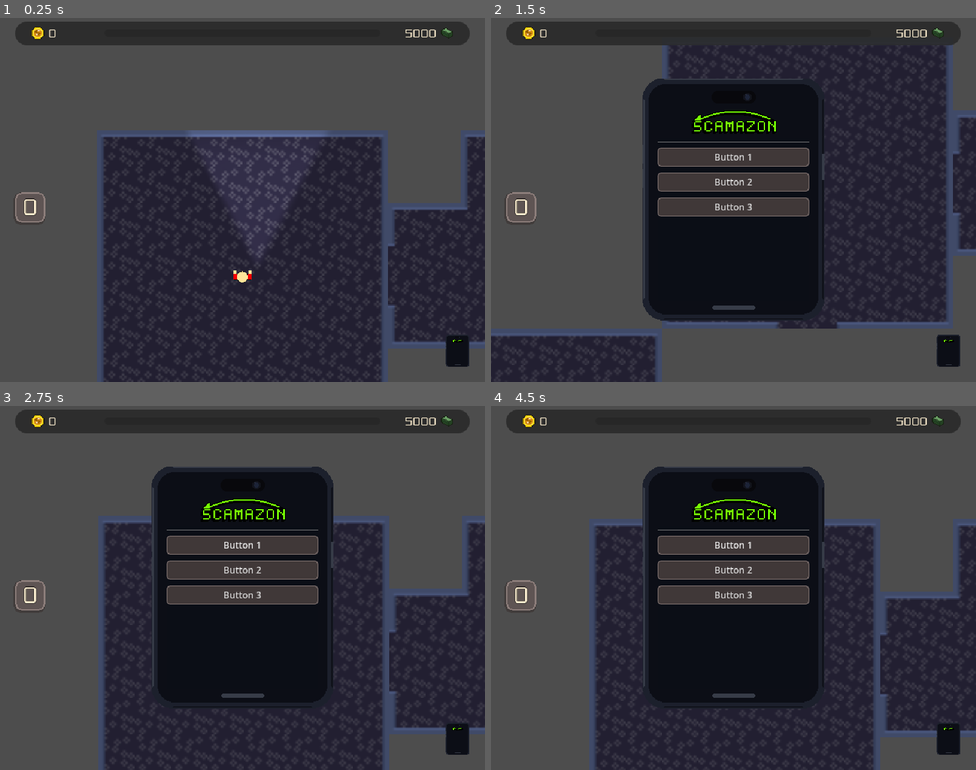
Above: before the commit, frames 1-4 (two rows, left to right).
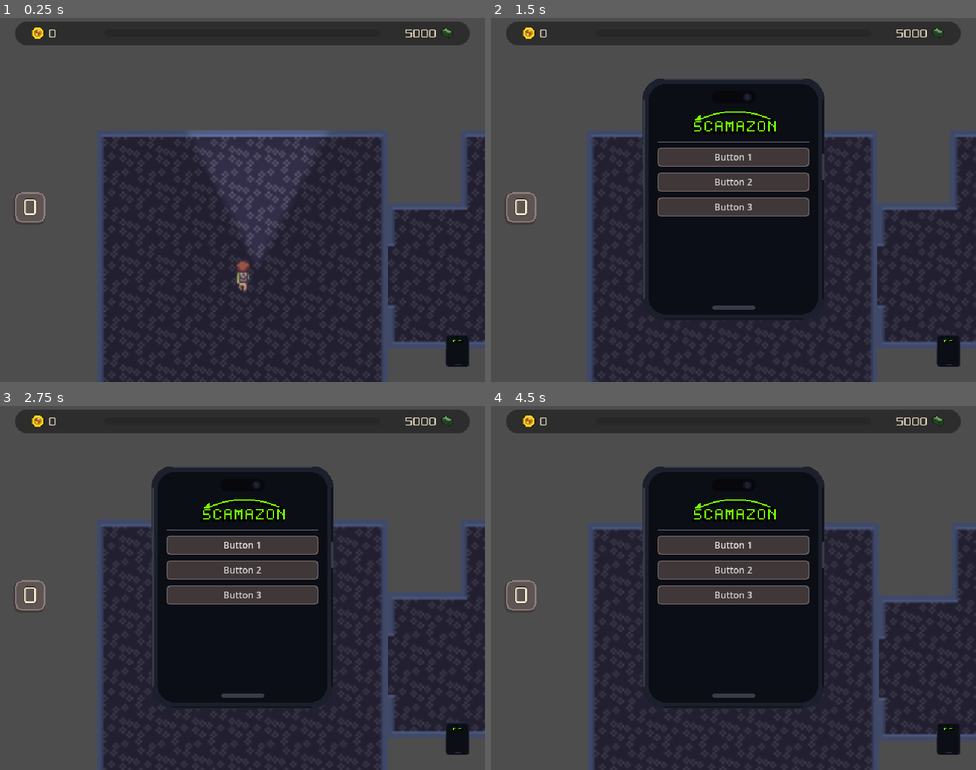
Above: after the commit, the same moments.

Repository: Justin-Hulme/GMTK_2026
Game: Godot game, scene res://LevelLoader/level_loader.tscn
Two runs of this game, one before a commit and one after it. Both use one fixed random seed, a clock stepped at 60 frames per second and the inputs below.
Inputs (mouse positions are in pixels of both pictures, inside the frame that each line leads up to):
- Up to frame 1 (0.25 s): no input
- Up to frame 2 (1.5 s): tap Enter at 0.5 s; move the mouse to (946, 349) at 0.52 s; hold P (toggle_phone) 0.53-1.28 s; click (946, 349) at 0.67 s; tap Space at 1.25 s; move the mouse to (636, 218) at 1.27 s; tap P (toggle_phone) at 1.35 s; click (636, 218) at 1.42 s
- Up to frame 3 (2.75 s): click "Button 1" at 2 s
- Up to frame 4 (4.5 s): click "Button 2" at 2.75 s; click "Button 3" at 3.5 s; click "Button 1" at 4.25 s

The runs differ from the first frame. In frame 1, 0.2% of the frame differs, in the area x 48-52%, y 66-76%; in frame 2, 32%, in the area x 0-100%, y 7-100%; in frame 3, 1.9%; in frame 4, 2.2%.

Commit message:
player sprite changes based on angle

Diff:
--- a/Player/player.gd
+++ b/Player/player.gd
@@ -31,38 +31,48 @@
 	if event.is_action_pressed("toggle_phone"):
 		phone_screen.toggle()
 
+func _get_facing_name(angle_rad: float) -> String:
+	var angle := rad_to_deg(angle_rad)
+	if angle < 0.0:
+		angle += 360.0
+	if angle >= 337.5 or angle < 22.5:
+		return "east"
+	elif angle < 67.5:
+		return "south_east"
+	elif angle < 112.5:
+		return "south"
+	elif angle < 157.5:
+		return "south_west"
+	elif angle < 202.5:
+		return "west"
+	elif angle < 247.5:
+		return "north_west"
+	elif angle < 292.5:
+		return "north"
+	else:
+		return "north_east"
+
 func _physics_process(delta: float) -> void:
 	var mouse_position := get_global_mouse_position()
 	var direction := mouse_position - global_position
 
-	# Rotate character toward mouse
-	rotation = direction.angle() + deg_to_rad(90)
-
 	var target_velocity := Vector2.ZERO
 
-	# Move toward cursor while holding left mouse button
 	if Input.is_mouse_button_pressed(MOUSE_BUTTON_LEFT):
 		target_velocity = direction.normalized() * speed
 
-	# Accelerate/decelerate smoothly
 	if target_velocity.length() > 0:
-		velocity = velocity.move_toward(
-			target_velocity,
-			acceleration * delta
-		)
+		velocity = velocity.move_toward(target_velocity, acceleration * delta)
 	else:
-		velocity = velocity.move_toward(
-			Vector2.ZERO,
-			deceleration * delta
-		)
+		velocity = velocity.move_toward(Vector2.ZERO, deceleration * delta)
 
 	move_and_slide()
 
-	# Animation
+	var facing := _get_facing_name(direction.angle())
 	if velocity.length() > 10:
-		animated_sprite.play("walking")
+		animated_sprite.play("walk_" + facing)
 	else:
-		animated_sprite.play("idle")
+		animated_sprite.play("idle_" + facing)
 
 func add_score(amount: int) -> void:
 	score += amount
--- a/Player/player.tscn
+++ b/Player/player.tscn
@@ -2,11 +2,6 @@
 
 [ext_resource type="Script" uid="uid://cqgyq0ahsig01" path="res://Player/player.gd" id="1_fhl08"]
 [ext_resource type="Texture2D" uid="uid://67styg0gyepx" path="res://Assets/Flashlight(1).png" id="2_5htga"]
-[ext_resource type="Texture2D" uid="uid://che6jqmkaod7p" path="res://Player/Character/Walking_3.png" id="2_vtle1"]
-[ext_resource type="Texture2D" uid="uid://bebbly6tpndvy" path="res://Player/Character/Walking_1.png" id="3_od3ui"]
-[ext_resource type="Texture2D" uid="uid://b6hl4f2oxgd1n" path="res://Player/Character/Walking_2.png" id="4_00tjw"]
-[ext_resource type="Texture2D" uid="uid://by5y37xu3umjh" path="res://Player/Character/Walking_4.png" id="5_x3vf3"]
-[ext_resource type="Texture2D" uid="uid://cfjjw5bxnixok" path="res://Player/Character/Walking_5.png" id="6_apopc"]
 [ext_resource type="Script" uid="uid://7logwprssfvo" path="res://Player/HUD/HUD.gd" id="7_od3ui"]
 [ext_resource type="Theme" uid="uid://bledfm0mcnnu4" path="res://Assets/main_theme.tres" id="8_od3ui"]
 [ext_resource type="Texture2D" uid="uid://dxkph3152qen" path="res://Assets/Money/Coin_HUD.png" id="8_x3vf3"]
@@ -14,45 +9,151 @@
 [ext_resource type="PackedScene" uid="uid://drgikraumu8sr" path="res://Player/HUD/floor_indicator.tscn" id="11_apopc"]
 [ext_resource type="PackedScene" path="res://Player/HUD/phone_screen.tscn" id="12_phone"]
 [ext_resource type="PackedScene" path="res://Player/HUD/phone_icon.tscn" id="13_phone"]
+[ext_resource type="Texture2D" path="res://PeronYuh/personYUH/animations/Walk/north/frame_000.png" id="walk_north_0"]
+[ext_resource type="Texture2D" path="res://PeronYuh/personYUH/animations/Walk/north/frame_001.png" id="walk_north_1"]
+[ext_resource type="Texture2D" path="res://PeronYuh/personYUH/animations/Walk/north/frame_002.png" id="walk_north_2"]
+[ext_resource type="Texture2D" path="res://PeronYuh/personYUH/animations/Walk/north/frame_003.png" id="walk_north_3"]
+[ext_resource type="Texture2D" path="res://PeronYuh/personYUH/animations/Walk/north/frame_004.png" id="walk_north_4"]
+[ext_resource type="Texture2D" path="res://PeronYuh/personYUH/animations/Walk/north/frame_005.png" id="walk_north_5"]
+[ext_resource type="Texture2D" path="res://PeronYuh/personYUH/animations/Walk/south/frame_000.png" id="walk_south_0"]
+[ext_resource type="Texture2D" path="res://PeronYuh/personYUH/animations/Walk/south/frame_001.png" id="walk_south_1"]
+[ext_resource type="Texture2D" path="res://PeronYuh/personYUH/animations/Walk/south/frame_002.png" id="walk_south_2"]
+[ext_resource type="Texture2D" path="res://PeronYuh/personYUH/animations/Walk/south/frame_003.png" id="walk_south_3"]
+[ext_resource type="Texture2D" path="res://PeronYuh/personYUH/animations/Walk/south/frame_004.png" id="walk_south_4"]
+[ext_resource type="Texture2D" path="res://PeronYuh/personYUH/animations/Walk/south/frame_005.png" id="walk_south_5"]
+[ext_resource type="Texture2D" path="res://PeronYuh/personYUH/animations/Walk/east/frame_000.png" id="walk_east_0"]
+[ext_resource type="Texture2D" path="res://PeronYuh/personYUH/animations/Walk/east/frame_001.png" id="walk_east_1"]
+[ext_resource type="Texture2D" path="res://PeronYuh/personYUH/animations/Walk/east/frame_002.png" id="walk_east_2"]
+[ext_resource type="Texture2D" path="res://PeronYuh/personYUH/animations/Walk/east/frame_003.png" id="walk_east_3"]
+[ext_resource type="Texture2D" path="res://PeronYuh/personYUH/animations/Walk/east/frame_004.png" id="walk_east_4"]
+[ext_resource type="Texture2D" path="res://PeronYuh/personYUH/animations/Walk/east/frame_005.png" id="walk_east_5"]
+[ext_resource type="Texture2D" path="res://PeronYuh/personYUH/animations/Walk/west/frame_000.png" id="walk_west_0"]
+[ext_resource type="Texture2D" path="res://PeronYuh/personYUH/animations/Walk/west/frame_001.png" id="walk_west_1"]
+[ext_resource type="Texture2D" path="res://PeronYuh/personYUH/animations/Walk/west/frame_002.png" id="walk_west_2"]
+[ext_resource type="Texture2D" path="res://PeronYuh/personYUH/animations/Walk/west/frame_003.png" id="walk_west_3"]
+[ext_resource type="Texture2D" path="res://PeronYuh/personYUH/animations/Walk/west/frame_004.png" id="walk_west_4"]
+[ext_resource type="Texture2D" path="res://PeronYuh/personYUH/animations/Walk/west/frame_005.png" id="walk_west_5"]
+[ext_resource type="Texture2D" path="res://PeronYuh/personYUH/animations/Walk/north-east/frame_000.png" id="walk_north_east_0"]
+[ext_resource type="Texture2D" path="res://PeronYuh/personYUH/animations/Walk/north-east/frame_001.png" id="walk_north_east_1"]
+[ext_resource type="Texture2D" path="res://PeronYuh/personYUH/animations/Walk/north-east/frame_002.png" id="walk_north_east_2"]
+[ext_resource type="Texture2D" path="res://PeronYuh/personYUH/animations/Walk/north-east/frame_003.png" id="walk_north_east_3"]
+[ext_resource type="Texture2D" path="res://PeronYuh/personYUH/animations/Walk/north-east/frame_004.png" id="walk_north_east_4"]
+[ext_resource type="Texture2D" path="res://PeronYuh/personYUH/animations/Walk/north-east/frame_005.png" id="walk_north_east_5"]
+[ext_resource type="Texture2D" path="res://PeronYuh/personYUH/animations/Walk/north-west/frame_000.png" id="walk_north_west_0"]
+[ext_resource type="Texture2D" path="res://PeronYuh/personYUH/animations/Walk/north-west/frame_001.png" id="walk_north_west_1"]
+[ext_resource type="Texture2D" path="res://PeronYuh/personYUH/animations/Walk/north-west/frame_002.png" id="walk_north_west_2"]
+[ext_resource type="Texture2D" path="res://PeronYuh/personYUH/animations/Walk/north-west/frame_003.png" id="walk_north_west_3"]
+[ext_resource type="Texture2D" path="res://PeronYuh/personYUH/animations/Walk/north-west/frame_004.png" id="walk_north_west_4"]
+[ext_resource type="Texture2D" path="res://PeronYuh/personYUH/animations/Walk/north-west/frame_005.png" id="walk_north_west_5"]
+[ext_resource type="Texture2D" path="res://PeronYuh/personYUH/animations/Walk/south-east/frame_000.png" id="walk_south_east_0"]
+[ext_resource type="Texture2D" path="res://PeronYuh/personYUH/animations/Walk/south-east/frame_001.png" id="walk_south_east_1"]
+[ext_resource type="Texture2D" path="res://PeronYuh/personYUH/animations/Walk/south-east/frame_002.png" id="walk_south_east_2"]
+[ext_resource type="Texture2D" path="res://PeronYuh/personYUH/animations/Walk/south-east/frame_003.png" id="walk_south_east_3"]
+[ext_resource type="Texture2D" path="res://PeronYuh/personYUH/animations/Walk/south-east/frame_004.png" id="walk_south_east_4"]
+[ext_resource type="Texture2D" path="res://PeronYuh/personYUH/animations/Walk/south-east/frame_005.png" id="walk_south_east_5"]
+[ext_resource type="Texture2D" path="res://PeronYuh/personYUH/animations/Walk/south-west/frame_000.png" id="walk_south_west_0"]
+[ext_resource type="Texture2D" path="res://PeronYuh/personYUH/animations/Walk/south-west/frame_001.png" id="walk_south_west_1"]
+[ext_resource type="Texture2D" path="res://PeronYuh/personYUH/animations/Walk/south-west/frame_002.png" id="walk_south_west_2"]
+[ext_resource type="Texture2D" path="res://PeronYuh/personYUH/animations/Walk/south-west/frame_003.png" id="walk_south_west_3"]
+[ext_resource type="Texture2D" path="res://PeronYuh/personYUH/animations/Walk/south-west/frame_004.png" id="walk_south_west_4"]
+[ext_resource type="Texture2D" path="res://PeronYuh/personYUH/animations/Walk/south-west/frame_005.png" id="walk_south_west_5"]
 
 [sub_resource type="SpriteFrames" id="SpriteFrames_ab854"]
 animations = [{
-"frames": [{
-"duration": 1.0,
-"texture": ExtResource("2_vtle1")
-}],
-"loop": 1,
-"name": &"idle",
-"speed": 5.0
-}, {
-"frames": [{
-"duration": 1.0,
-"texture": ExtResource("3_od3ui")
-}, {
-"duration": 1.0,
-"texture": ExtResource("4_00tjw")
-}, {
-"duration": 1.0,
-"texture": ExtResource("2_vtle1")
-}, {
-"duration": 1.0,
-"texture": ExtResource("5_x3vf3")
-}, {
-"duration": 1.0,
-"texture": ExtResource("6_apopc")
-}, {
-"duration": 1.0,
-"texture": ExtResource("5_x3vf3")
-}, {
-"duration": 1.0,
-"texture": ExtResource("2_vtle1")
-}, {
-"duration": 1.0,
-"texture": ExtResource("4_00tjw")
-}],
-"loop": 1,
-"name": &"walking",
-"speed": 15.0
+"frames": [{"duration": 1.0, "texture": ExtResource("walk_north_0")}],
+"loop": 1,
+"name": &"idle_north",
+"speed": 5.0
+},
+{
+"frames": [{"duration": 1.0, "texture": ExtResource("walk_south_0")}],
+"loop": 1,
+"name": &"idle_south",
+"speed": 5.0
+},
+{
+"frames": [{"duration": 1.0, "texture": ExtResource("walk_east_0")}],
+"loop": 1,
+"name": &"idle_east",
+"speed": 5.0
+},
+{
+"frames": [{"duration": 1.0, "texture": ExtResource("walk_west_0")}],
+"loop": 1,
+"name": &"idle_west",
+"speed": 5.0
+},
+{
+"frames": [{"duration": 1.0, "texture": ExtResource("walk_north_east_0")}],
+"loop": 1,
+"name": &"idle_north_east",
+"speed": 5.0
+},
+{
+"frames": [{"duration": 1.0, "texture": ExtResource("walk_north_west_0")}],
+"loop": 1,
+"name": &"idle_north_west",
+"speed": 5.0
+},
+{
+"frames": [{"duration": 1.0, "texture": ExtResource("walk_south_east_0")}],
+"loop": 1,
+"name": &"idle_south_east",
+"speed": 5.0
+},
+{
+"frames": [{"duration": 1.0, "texture": ExtResource("walk_south_west_0")}],
+"loop": 1,
+"name": &"idle_south_west",
+"speed": 5.0
+},
+{
+"frames": [{"duration": 1.0, "texture": ExtResource("walk_north_0")}, {"duration": 1.0, "texture": ExtResource("walk_north_1")}, {"duration": 1.0, "texture": ExtResource("walk_north_2")}, {"duration": 1.0, "texture": ExtResource("walk_north_3")}, {"duration": 1.0, "texture": ExtResource("walk_north_4")}, {"duration": 1.0, "texture": ExtResource("walk_north_5")}],
+"loop": 1,
+"name": &"walk_north",
+"speed": 12.0
+},
+{
+"frames": [{"duration": 1.0, "texture": ExtResource("walk_south_0")}, {"duration": 1.0, "texture": ExtResource("walk_south_1")}, {"duration": 1.0, "texture": ExtResource("walk_south_2")}, {"duration": 1.0, "texture": ExtResource("walk_south_3")}, {"duration": 1.0, "texture": ExtResource("walk_south_4")}, {"duration": 1.0, "texture": ExtResource("walk_south_5")}],
+"loop": 1,
+"name": &"walk_south",
+"speed": 12.0
+},
+{
+"frames": [{"duration": 1.0, "texture": ExtResource("walk_east_0")}, {"duration": 1.0, "texture": ExtResource("walk_east_1")}, {"duration": 1.0, "texture": ExtResource("walk_east_2")}, {"duration": 1.0, "texture": ExtResource("walk_east_3")}, {"duration": 1.0, "texture": ExtResource("walk_east_4")}, {"duration": 1.0, "texture": ExtResource("walk_east_5")}],
+"loop": 1,
+"name": &"walk_east",
+"speed": 12.0
+},
+{
+"frames": [{"duration": 1.0, "texture": ExtResource("walk_west_0")}, {"duration": 1.0, "texture": ExtResource("walk_west_1")}, {"duration": 1.0, "texture": ExtResource("walk_west_2")}, {"duration": 1.0, "texture": ExtResource("walk_west_3")}, {"duration": 1.0, "texture": ExtResource("walk_west_4")}, {"duration": 1.0, "texture": ExtResource("walk_west_5")}],
+"loop": 1,
+"name": &"walk_west",
+"speed": 12.0
+},
+{
+"frames": [{"duration": 1.0, "texture": ExtResource("walk_north_east_0")}, {"duration": 1.0, "texture": ExtResource("walk_north_east_1")}, {"duration": 1.0, "texture": ExtResource("walk_north_east_2")}, {"duration": 1.0, "texture": ExtResource("walk_north_east_3")}, {"duration": 1.0, "texture": ExtResource("walk_north_east_4")}, {"duration": 1.0, "texture": ExtResource("walk_north_east_5")}],
+"loop": 1,
+"name": &"walk_north_east",
+"speed": 12.0
+},
+{
+"frames": [{"duration": 1.0, "texture": ExtResource("walk_north_west_0")}, {"duration": 1.0, "texture": ExtResource("walk_north_west_1")}, {"duration": 1.0, "texture": ExtResource("walk_north_west_2")}, {"duration": 1.0, "texture": ExtResource("walk_north_west_3")}, {"duration": 1.0, "texture": ExtResource("walk_north_west_4")}, {"duration": 1.0, "texture": ExtResource("walk_north_west_5")}],
+"loop": 1,
+"name": &"walk_north_west",
+"speed": 12.0
+},
+{
+"frames": [{"duration": 1.0, "texture": ExtResource("walk_south_east_0")}, {"duration": 1.0, "texture": ExtResource("walk_south_east_1")}, {"duration": 1.0, "texture": ExtResource("walk_south_east_2")}, {"duration": 1.0, "texture": ExtResource("walk_south_east_3")}, {"duration": 1.0, "texture": ExtResource("walk_south_east_4")}, {"duration": 1.0, "texture": ExtResource("walk_south_east_5")}],
+"loop": 1,
+"name": &"walk_south_east",
+"speed": 12.0
+},
+{
+"frames": [{"duration": 1.0, "texture": ExtResource("walk_south_west_0")}, {"duration": 1.0, "texture": ExtResource("walk_south_west_1")}, {"duration": 1.0, "texture": ExtResource("walk_south_west_2")}, {"duration": 1.0, "texture": ExtResource("walk_south_west_3")}, {"duration": 1.0, "texture": ExtResource("walk_south_west_4")}, {"duration": 1.0, "texture": ExtResource("walk_south_west_5")}],
+"loop": 1,
+"name": &"walk_south_west",
+"speed": 12.0
 }]
 
 [sub_resource type="CapsuleShape2D" id="CapsuleShape2D_47aoe"]
@@ -85,10 +186,9 @@
 position = Vector2(0, -1)
 
 [node name="AnimatedSprite2D" type="AnimatedSprite2D" parent="." unique_id=728315925]
-scale = Vector2(0.2, 0.2)
+scale = Vector2(1.4, 1.4)
 sprite_frames = SubResource("SpriteFrames_ab854")
-animation = &"walking"
-frame_progress = 0.39065647
+animation = &"idle_south"
 
 [node name="CollisionShape2D" type="CollisionShape2D" parent="." unique_id=1967341823]
 rotation = 1.5707964
@@ -129,7 +229,7 @@
 size_flags_vertical = 4
 theme_override_styles/panel = SubResource("StyleBoxFlat_od3ui")
 
-[node name="MarginContainer" type="MarginContainer" parent="HUD/Control/coin_to_debt/PanelContainer" unique_id=958554934]
+[node name="MarginContainer" type="MarginContainer" parent="HUD/Control/coin_to_debt/PanelContainer" unique_id=958554134]
 layout_mode = 2
 theme_override_constants/margin_left = 20
 theme_override_constants/margin_top = 5
Not shown, changed: Assets/.DS_Store
